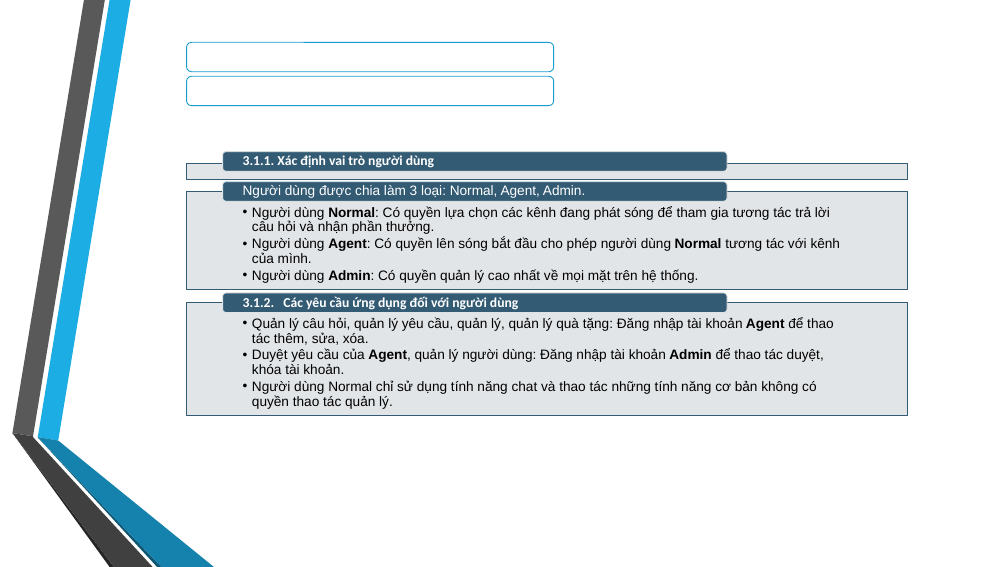
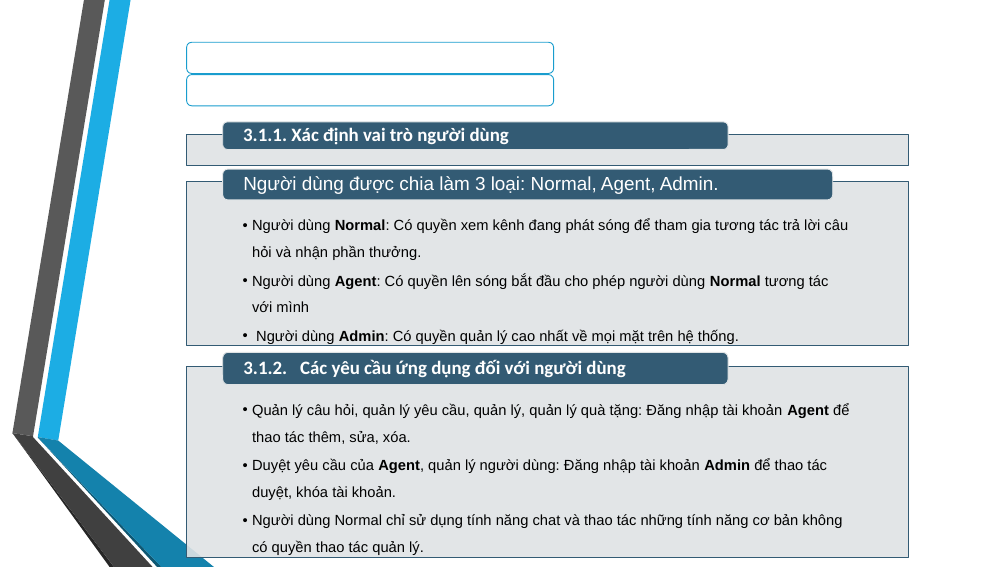
Before and after one commit to ducthangwru/MeReal, a slide deck: slide 12 of report/Slide_DoAnTotNghiep.pptx (slide 14 before the commit). Drawn at 1008x567 pixels with LibreOffice and Linux fonts; fonts in the diff are those of the drawing; background and template pictures are left out. Boxes give left, top, right and bottom in pixels: in the first picture for what was removed or moved away, otherwise in the second. Text is boxed around its words. In the diff, an @@ line names an element or a change of style, - is before the commit and + after.

```diff
--- a/report/Slide_DoAnTotNghiep.pptx
+++ b/report/Slide_DoAnTotNghiep.pptx
@@ text "3.1. Định nghĩa lại bài ..." at [243, 127, 359, 145]: size 14 to 18 pt; more space between paragraphs @@
@@ rectangle: place and size @@
-rectangle at [187, 163, 907, 180]
+rectangle at [187, 135, 909, 166]
@@ rounded rectangle: place and size @@
-rounded rectangle at [223, 152, 727, 172]
+rounded rectangle at [223, 122, 728, 149]
@@ text "3.1.1. Xác định vai trò ...": place and size @@
-text "3.1.1. Xác định vai trò ..." at [243, 155, 434, 168]
+text "3.1.1. Xác định vai trò ..." at [243, 127, 509, 144]
@@ rounded rectangle: place and size @@
-rounded rectangle at [223, 181, 727, 201]
+rounded rectangle at [223, 169, 833, 200]
@@ text "Người dùng được chia làm ...": place and size @@
-text "Người dùng được chia làm ..." at [243, 185, 585, 198]
+text "Người dùng được chia làm ..." at [243, 176, 719, 194]
@@ text "Người dùng Normal: Có quyền ...": place and size @@
-text "Người dùng Normal: Có quyền ..." at [252, 206, 841, 283]
+text "Người dùng Normal: Có quyền ..." at [252, 219, 848, 344]
@@ rectangle: place and size @@
-rectangle at [187, 191, 907, 290]
+rectangle at [187, 181, 909, 346]
@@ text at [252, 219, 848, 312]: text changed; size 13 to 14 pt @@
-  • Người dùng Normal: Có quyền lựa chọn các kênh đang phát sóng để tham gia tương tác trả lời câu hỏi và nhận phần thưởng.
-  • Người dùng Agent: Có quyền lên sóng bắt đầu cho phép người dùng Normal tương tác với kênh của mình.
+  • Người dùng Normal: Có quyền xem kênh đang phát sóng để tham gia tương tác trả lời câu hỏi và nhận phần thưởng.
+  • Người dùng Agent: Có quyền lên sóng bắt đầu cho phép người dùng Normal tương tác với mình
@@ text at [256, 329, 739, 344]: size 13 to 14 pt in "Người dùng Admin: Có quyền quản lý ..."; line spacing 0.9 to 1.5 @@
@@ rounded rectangle: place and size @@
-rounded rectangle at [223, 293, 727, 313]
+rounded rectangle at [223, 352, 728, 385]
@@ size 13 to 18 pt; more space between paragraphs in 4 elements at [332, 177, 486, 260], [243, 127, 509, 144], [243, 176, 719, 194], [243, 359, 625, 378] @@
@@ text "3.1.2. Các yêu cầu ứng ...": place and size @@
-text "3.1.2. Các yêu cầu ứng ..." at [243, 296, 518, 310]
+text "3.1.2. Các yêu cầu ứng ..." at [243, 359, 625, 378]
@@ text "Quản lý câu hỏi, quản ...": place and size @@
-text "Quản lý câu hỏi, quản ..." at [252, 317, 834, 409]
+text "Quản lý câu hỏi, quản ..." at [252, 403, 849, 555]
@@ text "Quản lý câu hỏi, quản ..." at [252, 403, 849, 555]: size 13 to 14 pt; line spacing 0.9 to 1.5 @@
@@ rectangle: place and size @@
-rectangle at [187, 302, 907, 415]
+rectangle at [187, 367, 909, 558]
```
Also in this commit, not shown: 10 other slides changed, 1 slide added, 3 slides removed.
